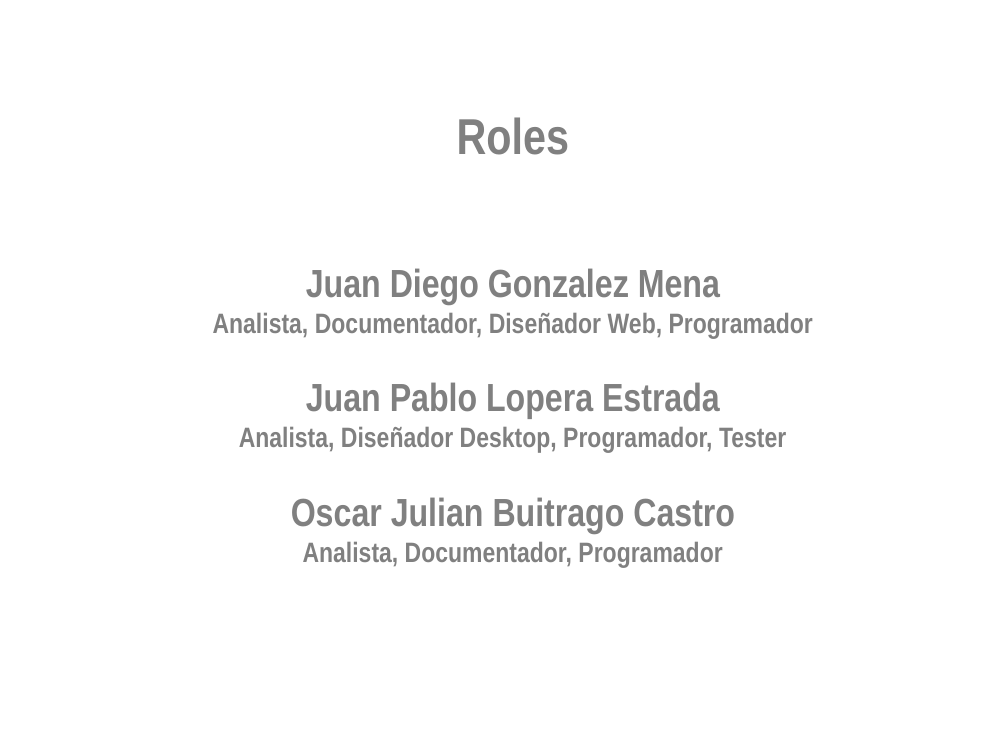
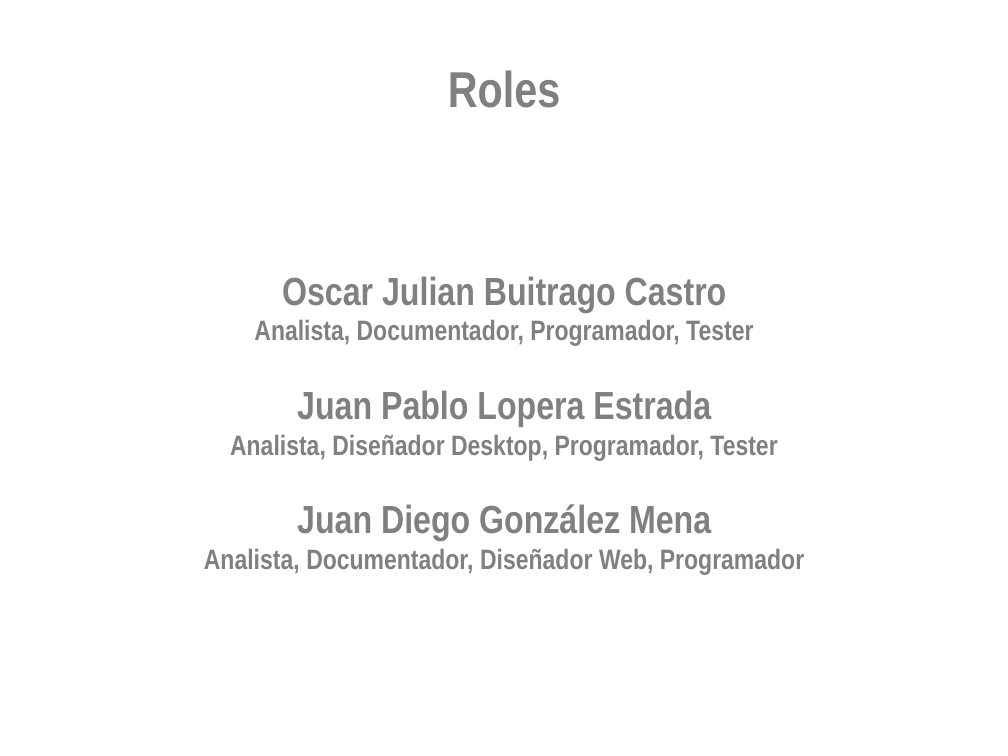
Before and after one commit to jpablo1012/actividas, a slide deck: slide 3 of Documentos/presentacion_institucional_20141.pptx. Drawn at 1008x756 pixels with LibreOffice and Linux fonts; fonts in the diff are those of the drawing; background and template pictures are left out. Boxes give left, top, right and bottom in pixels: in the first picture for what was removed or moved away, otherwise in the second. Text is boxed around its words. In the diff, an @@ line names an element or a change of style, - is before the commit and + after.

```diff
--- a/Documentos/presentacion_institucional_20141.pptx
+++ b/Documentos/presentacion_institucional_20141.pptx
@@ text "Roles": place and size @@
-text "Roles" at bbox=[213, 117, 813, 567]
+text "Roles" at bbox=[204, 70, 804, 575]
@@ text at bbox=[254, 276, 753, 426]: text changed; size 20 to 28 pt @@
-Juan Diego Gonzalez Mena
-Analista, Documentador, Diseñador Web, Programador
-Juan Pablo Lopera Estrada
+Oscar Julian Buitrago Castro
+Analista, Documentador, Programador, Tester
+Juan Pablo Lopera Estrada
@@ text at bbox=[204, 504, 804, 575]: text changed @@
-Oscar Julian Buitrago Castro
-Analista, Documentador, Programador
+Juan Diego González Mena
+Analista, Documentador, Diseñador Web, Programador
```
Also in this commit, not shown: 3 other slides changed, 5 other files.
